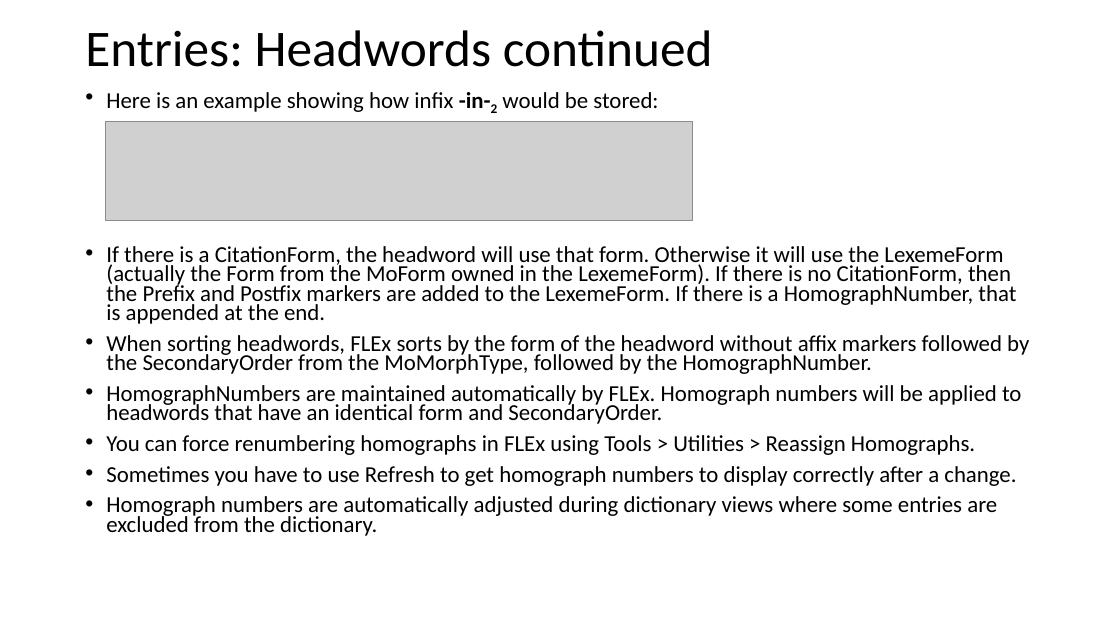
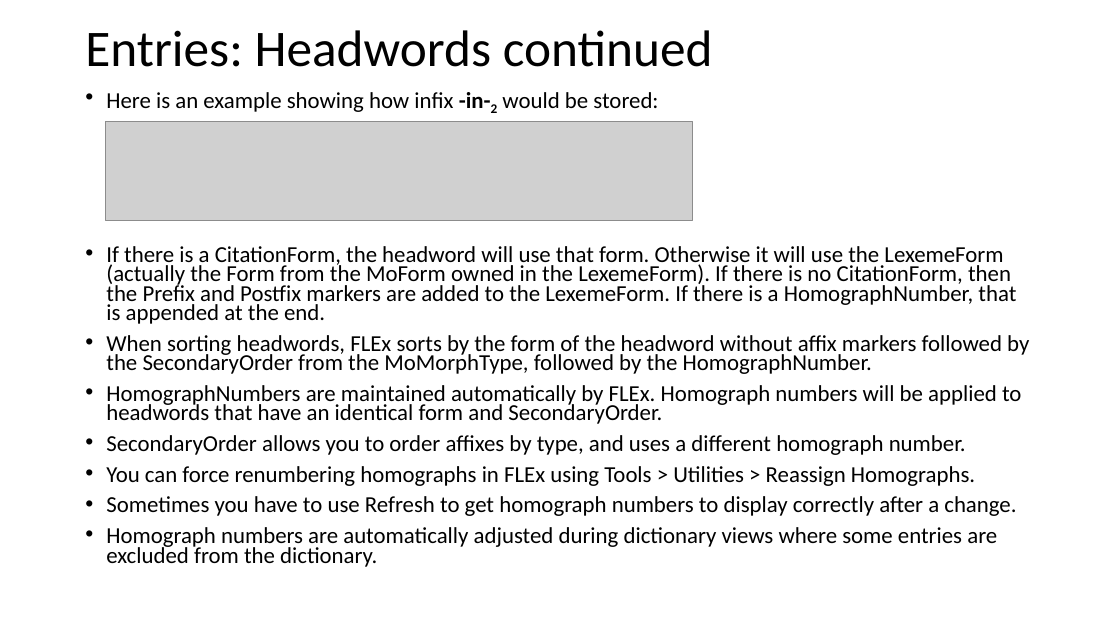
Before and after one commit to sillsdev/FwDocumentation, a slide deck: slide 10 of HelpResourcesSources/TechnicalNotes/FLEx 9.1 Conceptual Model - Lexicon model.pptx. Drawn at 1120x630 pixels with LibreOffice and Linux fonts; fonts in the diff are those of the drawing; grey boxes stand for pictures. Boxes give left, top, right and bottom in pixels: in the first picture for what was removed or moved away, otherwise in the second. Text is boxed around its words. In the diff, an @@ line names an element or a change of style, - is before the commit and + after.

```diff
--- a/HelpResourcesSources/TechnicalNotes/FLEx 9.1 Conceptual Model - Lexicon model.pptx
+++ b/HelpResourcesSources/TechnicalNotes/FLEx 9.1 Conceptual Model - Lexicon model.pptx
@@ text at [106,435,966,455]: paragraph added @@
+• SecondaryOrder allows you to order affixes by type, and uses a different homograph number.
```
Also in this commit, not shown: 5 other slides changed, 1 other file.
